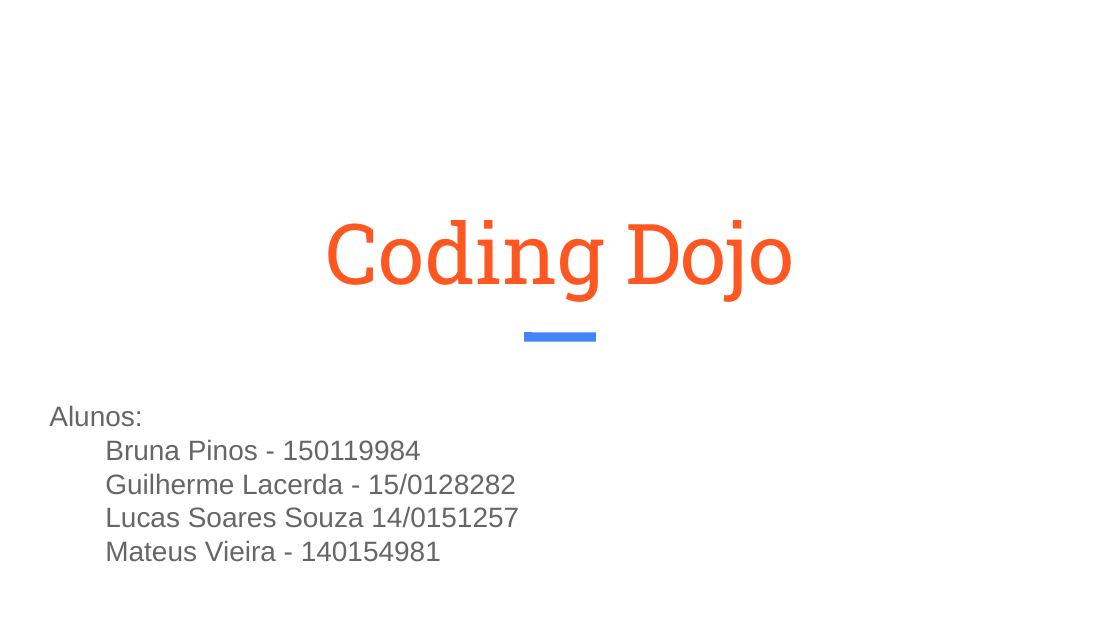
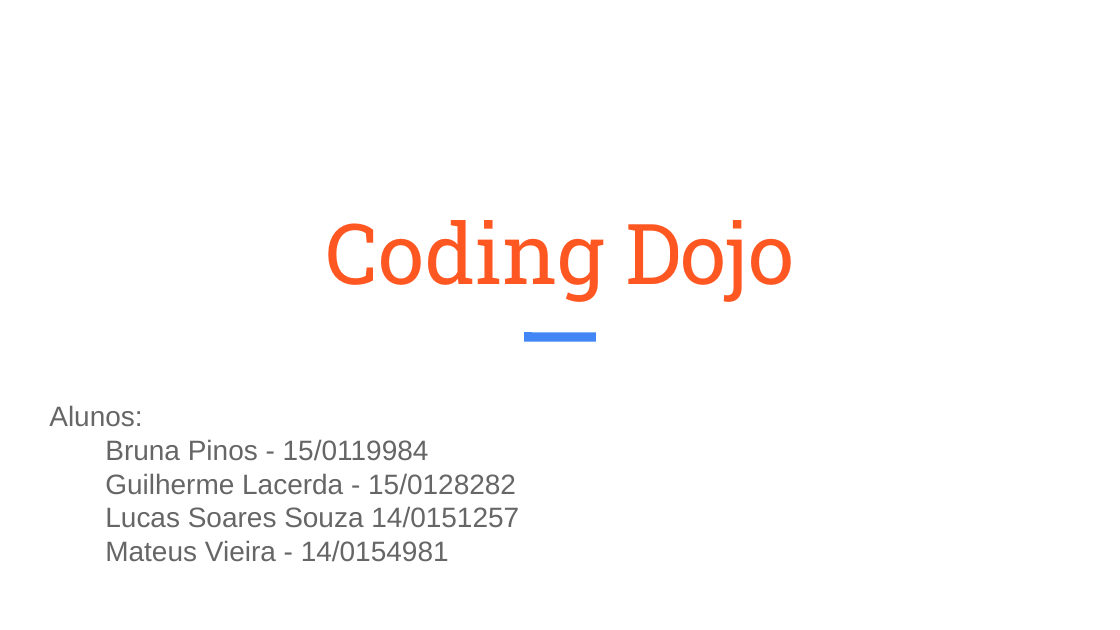
Before and after one commit to fga-eps-mds/A-Disciplina-MDS-EPS, a slide deck: slide 1 of MDS_Material/Coding_Dojo/Coding Dojo.odp. Drawn at 1120x630 pixels with LibreOffice and Linux fonts; fonts in the diff are those of the drawing. Boxes give left, top, right and bottom in pixels: in the first picture for what was removed or moved away, otherwise in the second. Text is boxed around its words. In the diff, an @@ line names an element or a change of style, - is before the commit and + after.

Commit message:
Refatorando apresentacao de coding dojo

```diff
--- a/MDS_Material/Coding_Dojo/Coding Dojo.odp
+++ b/MDS_Material/Coding_Dojo/Coding Dojo.odp
@@ subtitle at [105, 439, 429, 461]: text changed @@
-Bruna Pinos - 150119984
+Bruna Pinos - 15/0119984
@@ subtitle at [105, 506, 519, 562]: text changed @@
-Lucas Soares Souza 14/0151257
-Mateus Vieira - 140154981
+Lucas Soares Souza 14/0151257
+Mateus Vieira - 14/0154981
```
Also in this commit, not shown: 11 other slides changed, 9 slides added, 1 slide removed.
